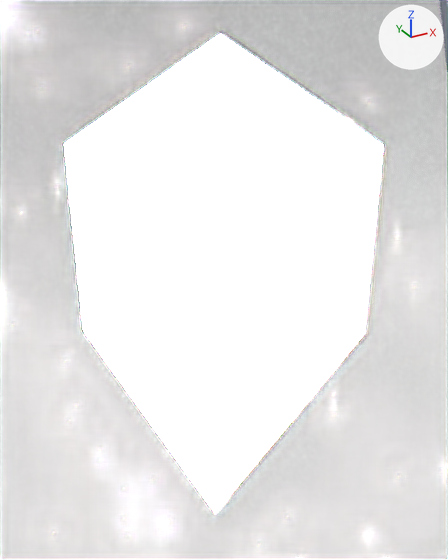
One commit to the Blender file lamp/backdrop.blend: the scene before it, then after it.
Rendered twice from a camera (50 mm lens) standing at (10.803, -6.783, 5.779) and looking at (10.94, -6.535, 5.654). Arrows for +X, +Y and +Z are at upper right; the lights stay in place.

Names of what the first picture shows: 'Backdrop', 'LightSource 2'.
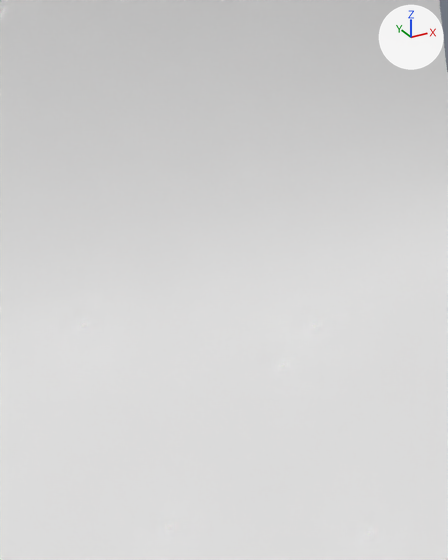
Changed parts and their boxes (x1, y1, x2, y2) in the pictures (448 x 560 px):
'LightSource 2', deleted: before (65, 35, 383, 511)

Patch to the scene script:
```diff
--- a/lamp/backdrop.blend.py
+++ b/lamp/backdrop.blend.py
@@ ob_lightsource_2 @@
-ob_lightsource_2 = bpy.data.objects.new('LightSource 2', me_sphere_001)
-ob_lightsource_2.location = (10.9339, -6.5423, 5.659)
-ob_lightsource_2.scale = (-0.109, -0.109, -0.109)
```
